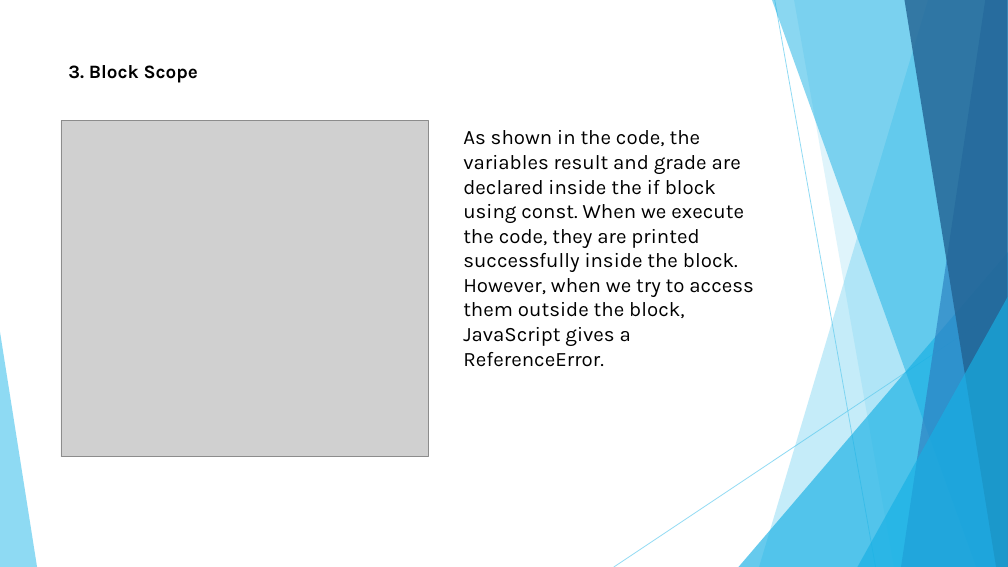
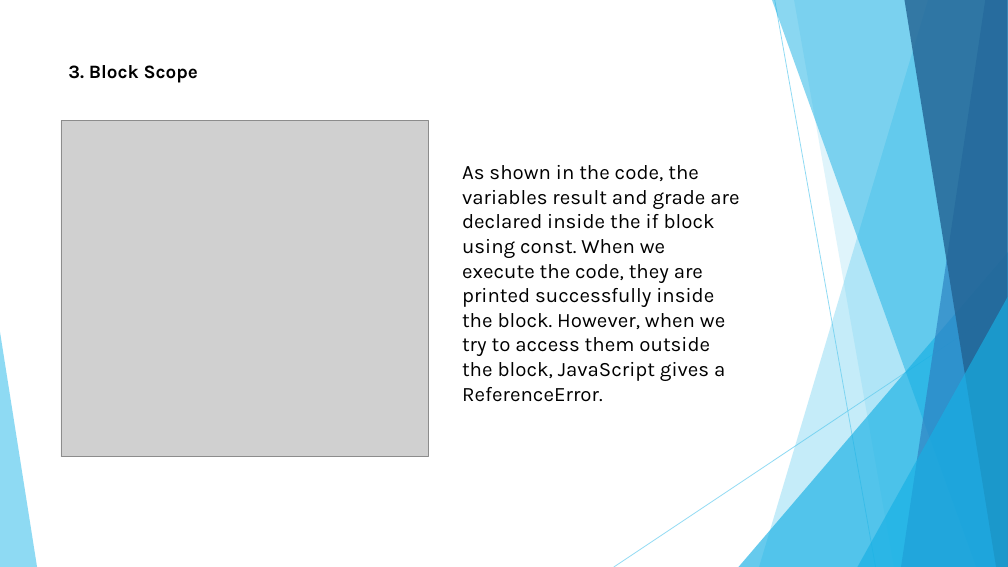
Before and after one commit to romaisa-99/Internship, a slide deck: slide 18 of Day 7/Scope and Its types.pptx. Drawn at 1008x567 pixels with LibreOffice and Linux fonts; fonts in the diff are those of the drawing; grey boxes stand for pictures. Boxes give left, top, right and bottom in pixels: in the first picture for what was removed or moved away, otherwise in the second. Text is boxed around its words. In the diff, an @@ line names an element or a change of style, - is before the commit and + after.

```diff
--- a/Day 7/Scope and Its types.pptx
+++ b/Day 7/Scope and Its types.pptx
@@ text "As shown in the code, ..." rewrapped from box(463, 130, 754, 367) to box(462, 165, 739, 402) @@
```
Also in this commit, not shown: 5 other slides changed, 1 slide added, 6 other files.
